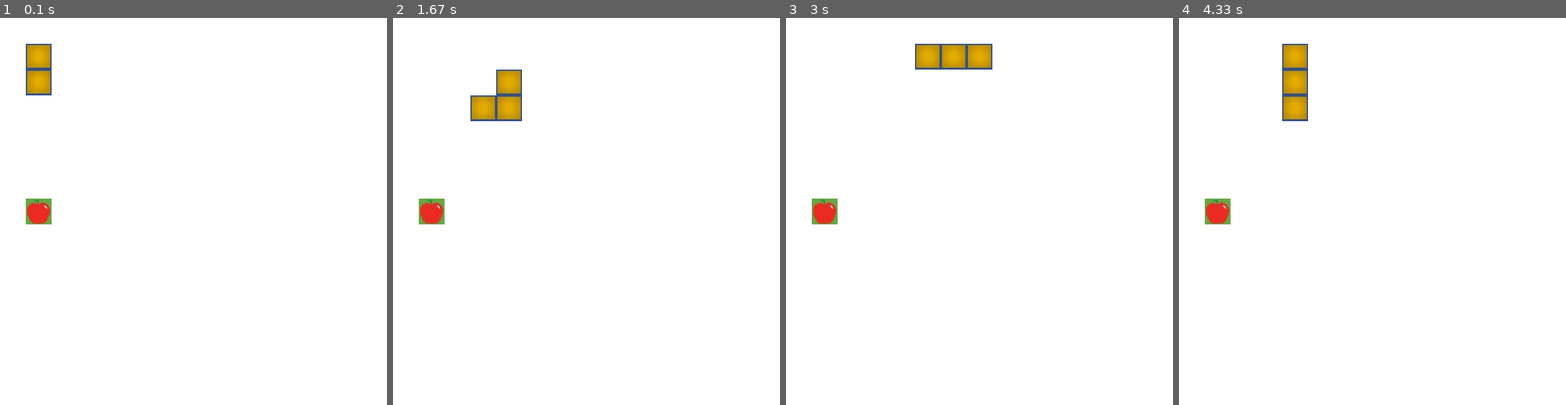
Above: before the commit, frames 1-4 (left to right).
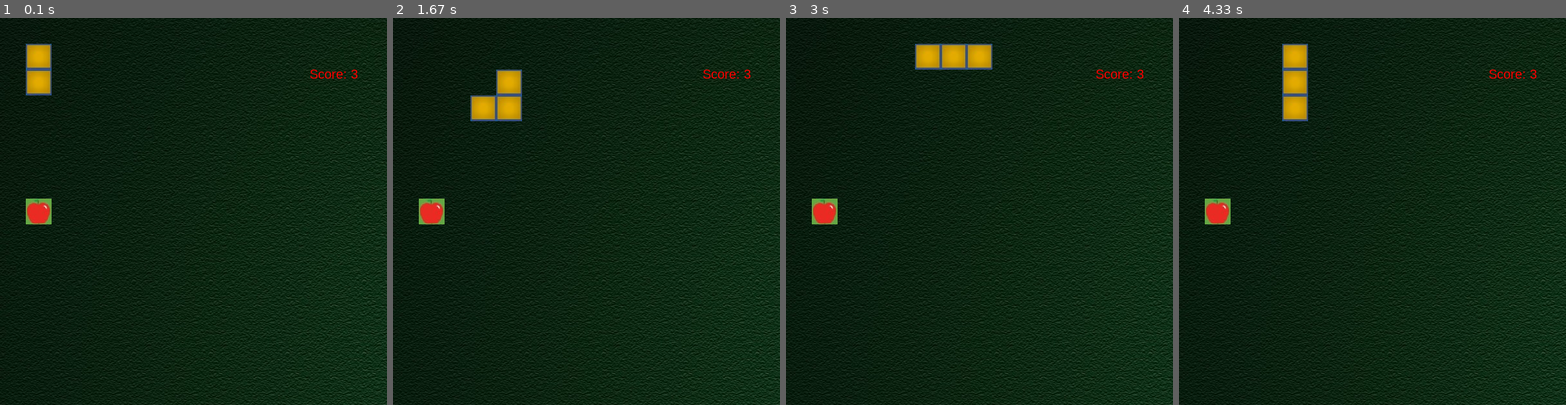
Above: after the commit, the same moments.

Repository: zhengpu-berkeley/PyGame_Project
Game: pygame game, started from Snake/main.py
The game is run twice, just before and just after one commit, with the same random seed, the same clock (stepped at 60 frames per second) and the same inputs.
Inputs:
- Up to frame 1 (0.1 s): no input
- Up to frame 2 (1.67 s): hold Enter 0.33-0.8 s; hold Right 0.33-0.8 s; hold Up from 1.33 s (still down)
- Up to frame 3 (3 s): release Up at 1.98 s; hold Right 2.02-2.77 s; hold Left from 2.8 s (still down)
- Up to frame 4 (4.33 s): release Left at 3.62 s; hold Down from 3.65 s (still down)

The runs differ from the first frame. In frame 1, 99% of the frame differs, in the area x 0-100%, y 0-100%; in frame 2, 98%; in frame 3, 98%; in frame 4, 98%.

Commit message:
fully working SNAKE game, but with no buttons

Diff:
--- a/Snake/main.py
+++ b/Snake/main.py
@@ -10,20 +10,38 @@
 class Game:
     def __init__(self):
         pygame.init()
+        pygame.mixer.init()
+        self.background = pygame.image.load('resources/background.jpeg')
+        pygame.mixer.music.set_volume(0.1)
+        pygame.mixer.music.load('resources/bg_music_1.mp3')
+        pygame.mixer.music.play()
+        self.ate_apple_sound = pygame.mixer.Sound('resources/1_snake_game_resources_ding.mp3')
+        self.died_sound = pygame.mixer.Sound('resources/1_snake_game_resources_crash.mp3')
+        pygame.mixer.Sound.set_volume(self.ate_apple_sound, 0.1)
+        pygame.mixer.Sound.set_volume(self.died_sound, 0.1)
         self.surface = pygame.display.set_mode((window_size, window_size))
-        self.surface.fill((255, 255, 255))
+        self.render_background()
         self.snake = Snake(self.surface, 3)
         self.snake.draw_block()
         self.apple = Apple(self.surface)
         self.apple.draw_apple()
 
+    def render_background(self):
+        self.surface.blit(self.background, (-1, -1))
+
     def run(self):
         running = True
+        died = False
         while running:
             for event in pygame.event.get():
-                if event.type == KEYDOWN:
+                if event.type == QUIT:
+                    running = False
+                elif event.type == KEYDOWN:
                     if event.key == K_ESCAPE:
                         running = False
+                    elif event.key == K_RETURN:
+                        died = False
+                        pygame.mixer.music.unpause()
                     elif event.key == K_UP:
                         self.snake.move_up()
                     elif event.key == K_DOWN:
@@ -32,34 +50,60 @@
                         self.snake.move_right()
                     elif event.key == K_LEFT:
                         self.snake.move_left()
-                elif event.type == QUIT:
-                    running = False
-            self.draw_all()
+            try:
+                if not died:
+                    self.draw_all()
+            except:
+                pygame.mixer.music.pause()
+                self.show_game_over()
+                died = True
+                self.reset()
             time.sleep(0.3)
 
-    def draw_all(self):
-        self.snake.always_move()
-        self.apple.draw_apple()
-        if self.is_collision(self.apple.block_x, self.apple.block_y,
-                             self.snake.block_x[0], self.snake.block_y[0]):
+    def display_score(self):
+        font = pygame.font.SysFont('arial', 20)
+        score = font.render(f"Score: {self.snake.length}", True, (255, 0, 0))
+        self.surface.blit(score, (window_size // 1.25, window_size // 8))
+        pygame.display.flip()
+
+    def snake_ate_apple(self):
+        if self.apple.block_x == self.snake.block_x[0] and self.apple.block_y == self.snake.block_y[0]:
+            pygame.mixer.Sound.play(self.ate_apple_sound)
             self.apple.move()
             self.snake.increase_length()
 
+    def show_game_over(self):
+        pygame.mixer.Sound.play(self.died_sound)
+        self.surface.fill((125, 0, 0))
+        font = pygame.font.SysFont('arial', 30)
+        show_score = font.render(f'You Died... Final Score: {self.snake.length}', True, (255, 255, 255))
+        self.surface.blit(show_score, (window_size // 10, window_size // 2))
+        play_again = font.render(f'To Play Again, Press Enter', True, (255, 255, 255))
+        self.surface.blit(play_again, (window_size // 10, window_size // 2 + block_size))
+        pygame.display.flip()
+        self.reset()
 
+    def reset(self):
+        self.snake = Snake(self.surface, 3)
+        self.apple = Apple(self.surface)
 
-    def is_collision(self, apple_x, apple_y, block_x, block_y):
-        if apple_x == block_x and apple_y == block_y:
-            return True
-        else:
-            return False
+    # playing the game
+    def draw_all(self):
+        self.render_background()
+        self.snake.always_move()
+        self.apple.draw_apple()
+        self.display_score()
+        self.snake_ate_apple()
+        self.snake.ate_itself()
+        self.snake.is_out()
 
 
 class Apple:
     def __init__(self, parent_screen):
         self.parent_screen = parent_screen
         self.block = pygame.image.load('resources/apple.jpeg').convert()
-        self.block_x = block_size * random.randint(0, window_size/block_size-1)
-        self.block_y = block_size * random.randint(0, window_size/block_size-1)
+        self.block_x = block_size * random.randint(0, window_size//block_size-1)
+        self.block_y = block_size * random.randint(0, window_size//block_size-1)
 
     def draw_apple(self):
         self.parent_screen.blit(self.block, (self.block_x, self.block_y))
@@ -67,8 +111,8 @@
         return
 
     def move(self):
-        self.block_x = block_size * random.randint(0, window_size / block_size - 1)
-        self.block_y = block_size * random.randint(0, window_size / block_size - 1)
+        self.block_x = block_size * random.randint(0, window_size // block_size - 1)
+        self.block_y = block_size * random.randint(0, window_size // block_size - 1)
 
 
 class Snake:
@@ -85,8 +129,25 @@
         self.block_x.append(self.block_x[-1])
         self.block_y.append(self.block_y[-1])
 
+    def ate_itself(self):
+        if self.length <= 3:
+            return
+        for i in range(1, self.length):
+            if self.block_x[0] == self.block_x[i] and self.block_y[0] == self.block_y[i]:
+                print('snake ate itself')
+                raise 'Game Over - You ate yourself'
+        return
+
+    def is_out(self):
+        if self.block_x[0] < 0 or self.block_x[0] >= window_size:
+            print('snake is out')
+            raise 'Game Over - You went out of bound'
+        if self.block_y[0] < 0 or self.block_y[0] >= window_size:
+            print('snake is out')
+            raise 'Game Over - You went out of bound'
+        return
+
     def draw_block(self):
-        self.parent_screen.fill((255, 255, 255))
         for block_id in range(self.length):
             self.parent_screen.blit(self.block, (self.block_x[block_id], self.block_y[block_id]))
         pygame.display.flip()
@@ -120,6 +181,5 @@
 
 
 if __name__ == '__main__':
-
     game = Game()
     game.run()
